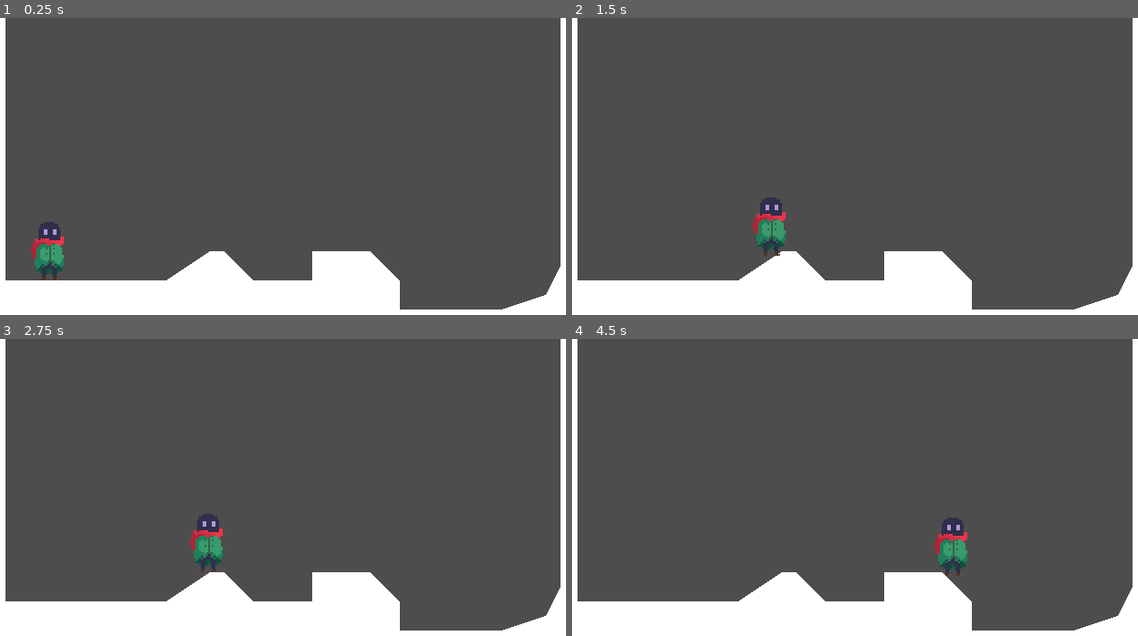
Above: before the commit, frames 1-4 (two rows, left to right).
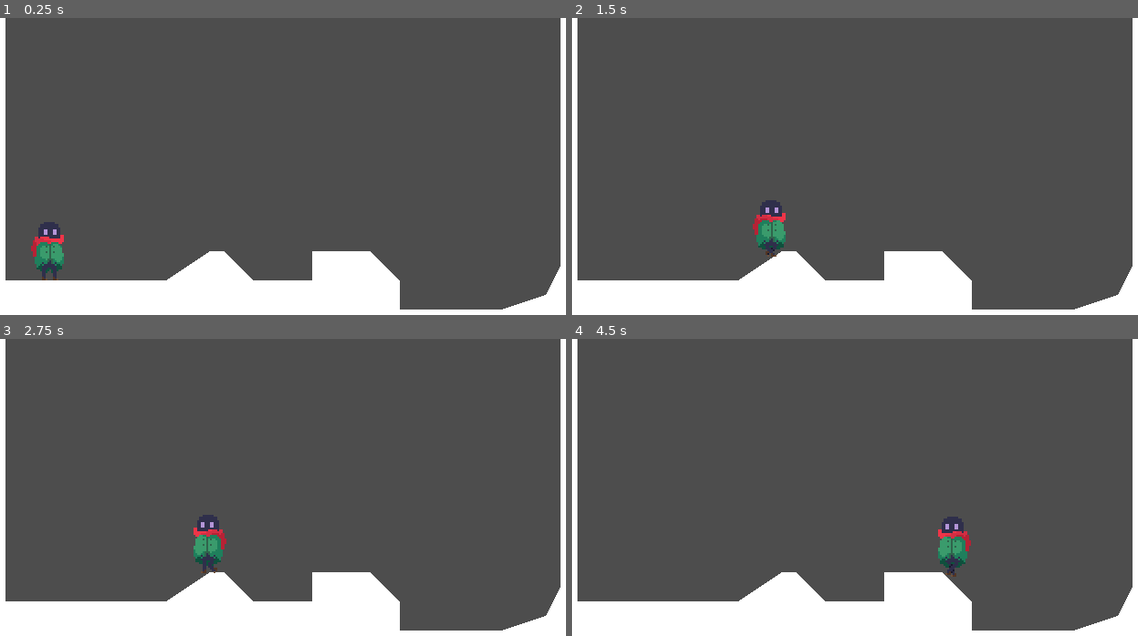
Above: after the commit, the same moments.

Repository: Archit-Pandit/its-still-raining
Game: Godot game, scene res://scenes/cottage.tscn
Same seed, same stepped clock (60 frames per second), same inputs: the game is played once before the commit and once after it.
Inputs:
- Up to frame 1 (0.25 s): no input
- Up to frame 2 (1.5 s): tap Enter (ui_accept) at 0.5, 0.77 s; hold Right (ui_right) from 0.53 s (still down)
- Up to frame 3 (2.75 s): tap Enter (ui_accept) at 1.52 s; release Right (ui_right) at 2.03 s; hold Left (ui_left) from 2.03 s (still down)
- Up to frame 4 (4.5 s): release Left (ui_left) at 2.78 s; hold Right (ui_right) 2.78-4.28 s; tap Enter (ui_accept) at 3.02, 3.77 s; hold Left (ui_left) from 4.28 s (still down)

The runs differ from the first frame. In frame 1, 0.2% of the frame differs, in the area x 5-12%, y 73-87%; in frame 2, 0.2%; in frame 3, 0.5%; in frame 4, 0.6%, in the area x 64-71%, y 59-81%.

Commit message:
Added walk and idle animations to player.

Diff:
--- a/scenes/player.tscn
+++ b/scenes/player.tscn
@@ -1,17 +1,155 @@
-[gd_scene load_steps=3 format=3 uid="uid://gb835g2j1rn6"]
+[gd_scene load_steps=22 format=3 uid="uid://gb835g2j1rn6"]
 
-[ext_resource type="Texture2D" uid="uid://c5dnlijkpupqy" path="res://sprites/virran_32x_still.png" id="1_l5hcr"]
+[ext_resource type="Texture2D" uid="uid://xu6civsbfi5f" path="res://sprites/virran_32x_idle.png" id="1_7r6aa"]
+[ext_resource type="Texture2D" uid="uid://mnhs7782608j" path="res://sprites/virran_32x_run.png" id="2_bog5s"]
 
 [sub_resource type="CapsuleShape2D" id="CapsuleShape2D_p20mw"]
 radius = 8.0
 height = 32.0
+
+[sub_resource type="AtlasTexture" id="AtlasTexture_tjaip"]
+atlas = ExtResource("1_7r6aa")
+region = Rect2(0, 0, 32, 32)
+
+[sub_resource type="AtlasTexture" id="AtlasTexture_lwmgc"]
+atlas = ExtResource("1_7r6aa")
+region = Rect2(32, 0, 32, 32)
+
+[sub_resource type="AtlasTexture" id="AtlasTexture_7ouxf"]
+atlas = ExtResource("1_7r6aa")
+region = Rect2(64, 0, 32, 32)
+
+[sub_resource type="AtlasTexture" id="AtlasTexture_mkxpd"]
+atlas = ExtResource("1_7r6aa")
+region = Rect2(96, 0, 32, 32)
+
+[sub_resource type="AtlasTexture" id="AtlasTexture_yevlh"]
+atlas = ExtResource("1_7r6aa")
+region = Rect2(128, 0, 32, 32)
+
+[sub_resource type="AtlasTexture" id="AtlasTexture_k7gij"]
+atlas = ExtResource("1_7r6aa")
+region = Rect2(160, 0, 32, 32)
+
+[sub_resource type="AtlasTexture" id="AtlasTexture_hr1ox"]
+atlas = ExtResource("1_7r6aa")
+region = Rect2(192, 0, 32, 32)
+
+[sub_resource type="AtlasTexture" id="AtlasTexture_lo1f2"]
+atlas = ExtResource("1_7r6aa")
+region = Rect2(224, 0, 32, 32)
+
+[sub_resource type="AtlasTexture" id="AtlasTexture_4pllx"]
+atlas = ExtResource("1_7r6aa")
+region = Rect2(256, 0, 32, 32)
+
+[sub_resource type="AtlasTexture" id="AtlasTexture_ydetf"]
+atlas = ExtResource("2_bog5s")
+region = Rect2(0, 0, 32, 33)
+
+[sub_resource type="AtlasTexture" id="AtlasTexture_g1urm"]
+atlas = ExtResource("2_bog5s")
+region = Rect2(32, 0, 32, 33)
+
+[sub_resource type="AtlasTexture" id="AtlasTexture_e1c41"]
+atlas = ExtResource("2_bog5s")
+region = Rect2(64, 0, 32, 33)
+
+[sub_resource type="AtlasTexture" id="AtlasTexture_3o6jl"]
+atlas = ExtResource("2_bog5s")
+region = Rect2(96, 0, 32, 33)
+
+[sub_resource type="AtlasTexture" id="AtlasTexture_s87kj"]
+atlas = ExtResource("2_bog5s")
+region = Rect2(128, 0, 32, 33)
+
+[sub_resource type="AtlasTexture" id="AtlasTexture_scutt"]
+atlas = ExtResource("2_bog5s")
+region = Rect2(160, 0, 32, 33)
+
+[sub_resource type="AtlasTexture" id="AtlasTexture_v0usc"]
+atlas = ExtResource("2_bog5s")
+region = Rect2(192, 0, 32, 33)
+
+[sub_resource type="AtlasTexture" id="AtlasTexture_46mj3"]
+atlas = ExtResource("2_bog5s")
+region = Rect2(224, 0, 32, 33)
+
+[sub_resource type="SpriteFrames" id="SpriteFrames_x776k"]
+animations = [{
+"frames": [{
+"duration": 1.0,
+"texture": SubResource("AtlasTexture_tjaip")
+}, {
+"duration": 1.0,
+"texture": SubResource("AtlasTexture_lwmgc")
+}, {
+"duration": 1.0,
+"texture": SubResource("AtlasTexture_7ouxf")
+}, {
+"duration": 1.0,
+"texture": SubResource("AtlasTexture_mkxpd")
+}, {
+"duration": 1.0,
+"texture": SubResource("AtlasTexture_yevlh")
+}, {
+"duration": 1.0,
+"texture": SubResource("AtlasTexture_k7gij")
+}, {
+"duration": 1.0,
+"texture": SubResource("AtlasTexture_hr1ox")
+}, {
+"duration": 1.0,
+"texture": SubResource("AtlasTexture_lo1f2")
+}, {
+"duration": 1.0,
+"texture": SubResource("AtlasTexture_4pllx")
+}],
+"loop": true,
+"name": &"idle",
+"speed": 1.25
+}, {
+"frames": [{
+"duration": 1.0,
+"texture": SubResource("AtlasTexture_ydetf")
+}, {
+"duration": 1.0,
+"texture": SubResource("AtlasTexture_g1urm")
+}, {
+"duration": 1.0,
+"texture": SubResource("AtlasTexture_e1c41")
+}, {
+"duration": 1.0,
+"texture": SubResource("AtlasTexture_3o6jl")
+}, {
+"duration": 1.0,
+"texture": SubResource("AtlasTexture_s87kj")
+}, {
+"duration": 1.0,
+"texture": SubResource("AtlasTexture_scutt")
+}, {
+"duration": 1.0,
+"texture": SubResource("AtlasTexture_v0usc")
+}, {
+"duration": 1.0,
+"texture": SubResource("AtlasTexture_46mj3")
+}],
+"loop": true,
+"name": &"run",
+"speed": 10.0
+}]
 
 [node name="Player" type="CharacterBody2D"]
 floor_max_angle = 0.959931
 floor_snap_length = 2.0
 
 [node name="CollisionShape2D" type="CollisionShape2D" parent="."]
+position = Vector2(0, -16)
 shape = SubResource("CapsuleShape2D_p20mw")
 
-[node name="Sprite2D" type="Sprite2D" parent="."]
-texture = ExtResource("1_l5hcr")
+[node name="AnimatedSprite2D" type="AnimatedSprite2D" parent="."]
+position = Vector2(0, -16)
+sprite_frames = SubResource("SpriteFrames_x776k")
+animation = &"idle"
+frame = 7
+frame_progress = 0.819612
--- a/scripts/PlayerMovement.gd
+++ b/scripts/PlayerMovement.gd
@@ -4,6 +4,8 @@
 const ACCEL = 1000.0
 const FRIC = 1000.0
 const JUMP_VELOCITY = -250.0
+
+@onready var animSprite = $AnimatedSprite2D
 
 # Get the gravity from the project settings to be synced with RigidBody nodes.
 var gravity = ProjectSettings.get_setting("physics/2d/default_gravity")
@@ -16,11 +18,10 @@
 	# As good practice, you should replace UI actions with custom gameplay actions.
 	var inputDir = Input.get_axis("ui_left", "ui_right")
 
-	#if x is a shortcut for if x != 0 when x is a number
-	if inputDir:
-		velocity.x = move_toward(velocity.x, SPEED * inputDir, ACCEL * delta)
+	ApplyAcceleration(inputDir, delta)
+	ApplyFriction(inputDir, delta)
 
-	ApplyFriction(inputDir, delta)
+	HandleAnim(inputDir)
 
 	move_and_slide()
 
@@ -36,7 +37,18 @@
 		if Input.is_action_just_released("ui_accept") and velocity.y <= JUMP_VELOCITY / 2:
 			velocity.y = JUMP_VELOCITY / 2
 
+func ApplyAcceleration(dir, delta):
+	#if x is a shortcut for if x != 0 when x is a number
+	if dir:
+		velocity.x = move_toward(velocity.x, SPEED * dir, ACCEL * delta)
 
 func ApplyFriction(direction, delta):
 	if direction == 0:
 		velocity.x = move_toward(velocity.x, 0, FRIC * delta)
+
+func HandleAnim(dir):
+	if dir:
+		animSprite.flip_h = (dir < 0)
+		animSprite.play("run")
+	else:
+		animSprite.play("idle")
